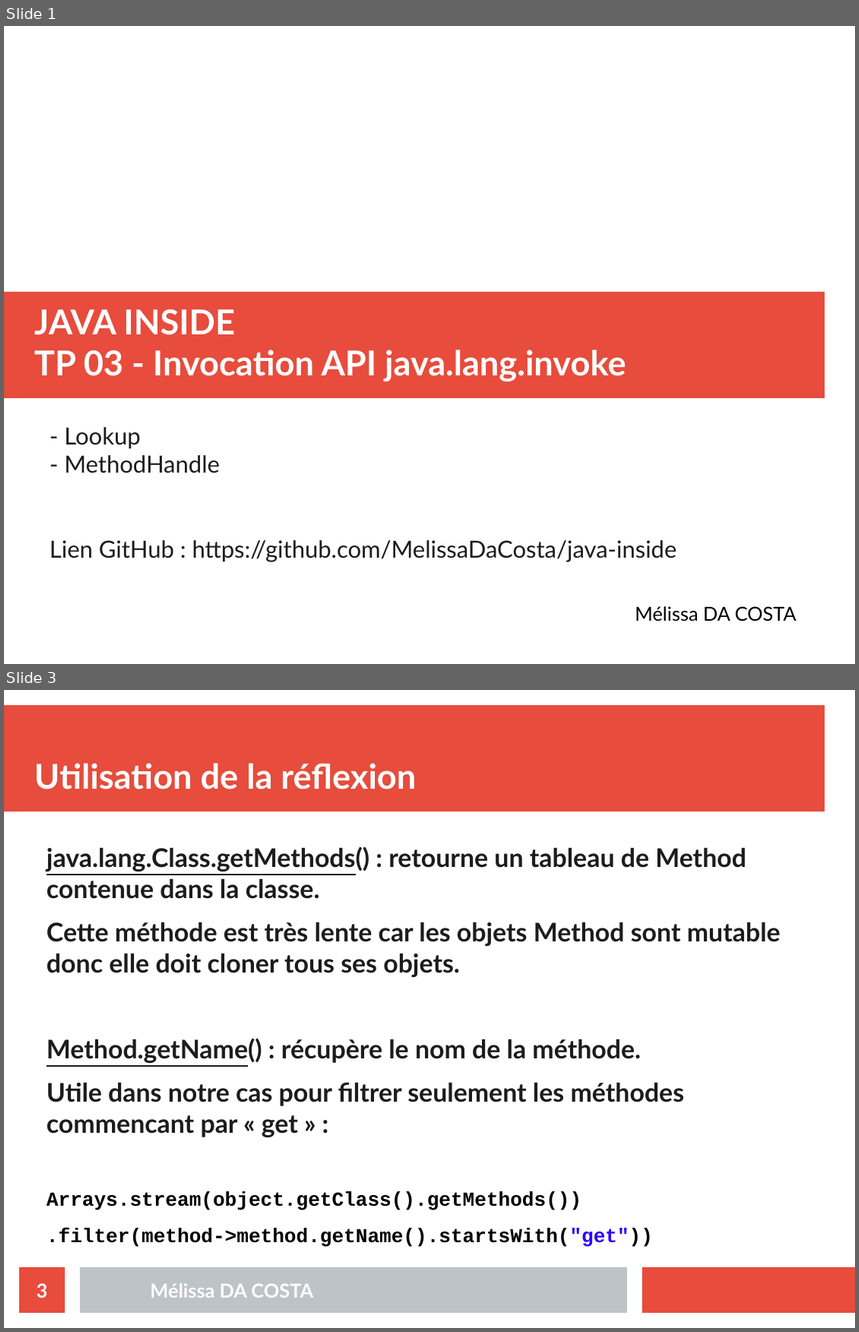
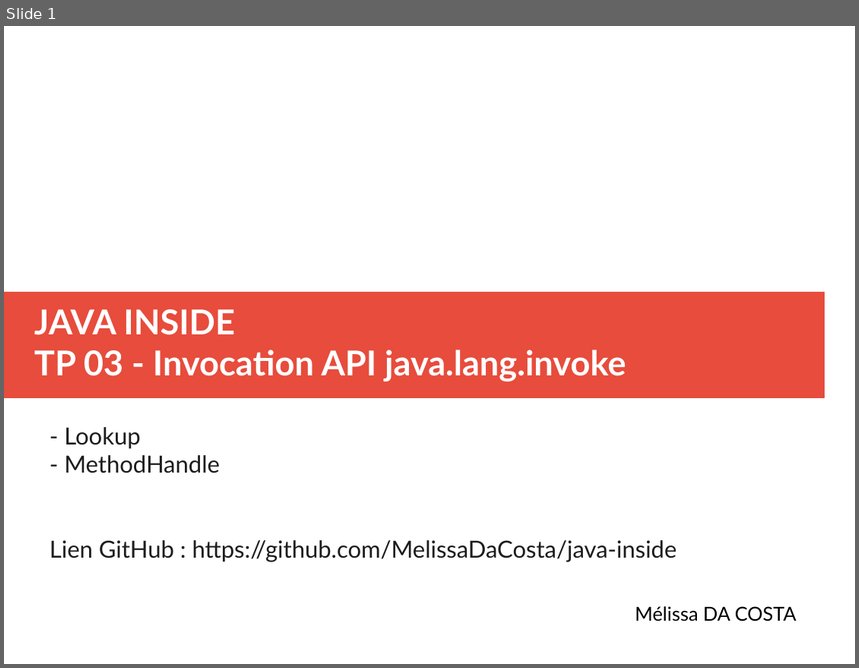
Before and after one commit to MelissaDaCosta/java-inside, a slide deck: lab3/Mélissa_DA_COSTA_slides_TP03.odp. Shown one above the other, each under a label of ours: slides 1 and 3 before the commit, slide 1 after it; the slides between them are not shown. The pictures are 859x1332 and 859x668 pixels, drawn with LibreOffice and Linux fonts; fonts in the diff are those of the drawing. Boxes give left, top, right and bottom in pixels: in the first picture for what was removed or moved away, otherwise in the second. Text is boxed around its words. In the diff, an @@ line names an element or a change of style, - is before the commit and + after.

```diff
--- a/lab3/Mélissa_DA_COSTA_slides_TP03.odp
+++ b/lab3/Mélissa_DA_COSTA_slides_TP03.odp
@@ slide 3 removed at <box>4,690,855,1328</box>, background #FFFFFF @@
@@ rectangle removed at <box>4,705,825,812</box> @@
@@ title removed at <box>34,763,416,790</box> @@
-Utilisation de la réflexion
@@ text removed at <box>47,847,781,1247</box> @@
-java.lang.Class.getMethods() : retourne un tableau de Method contenue dans la classe.
-Cette méthode est très lente car les objets Method sont mutable donc elle doit cloner tous ses objets.
-Method.getName() : récupère le nom de la méthode.
-Utile dans notre cas pour filtrer seulement les méthodes commencant par « get » :
-Arrays.stream(object.getClass().getMethods())
-.filter(method->method.getName().startsWith("get"))
@@ page number removed at <box>19,1268,65,1313</box> @@
-3
@@ rectangle removed at <box>80,1268,627,1313</box> @@
@@ rectangle removed at <box>643,1268,855,1313</box> @@
@@ text removed at <box>150,1284,313,1298</box> @@
-Mélissa DA COSTA
```
Also in this commit, not shown: 1 slide changed, 6 slides added, 4 other slides removed, 4 other files.
